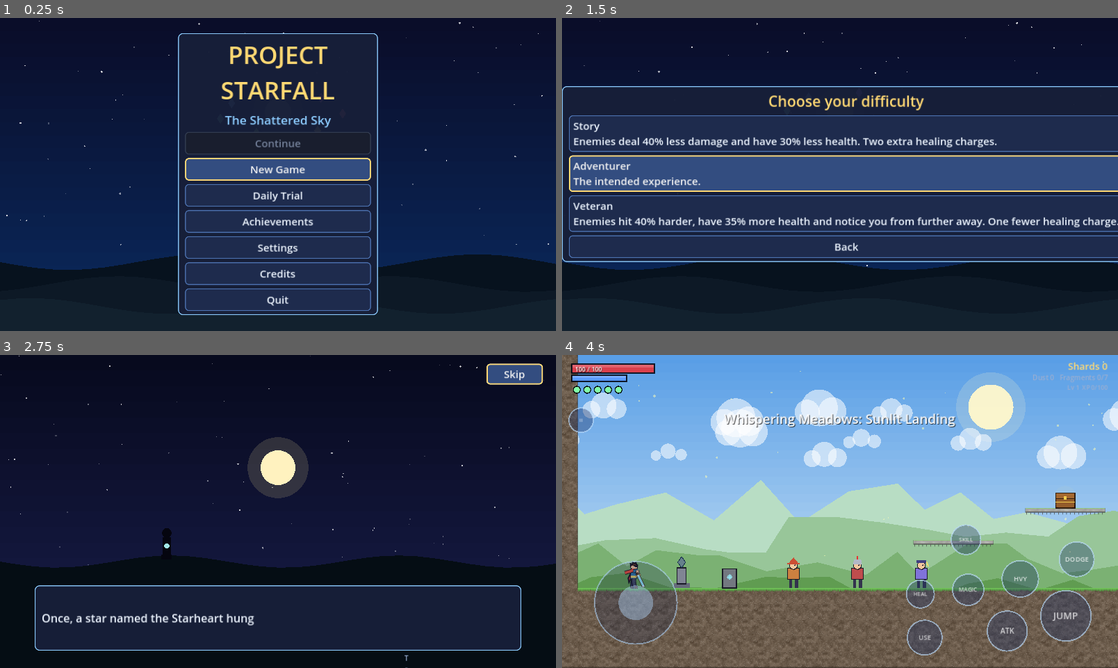
Above: before the commit, frames 1-4 (two rows, left to right).
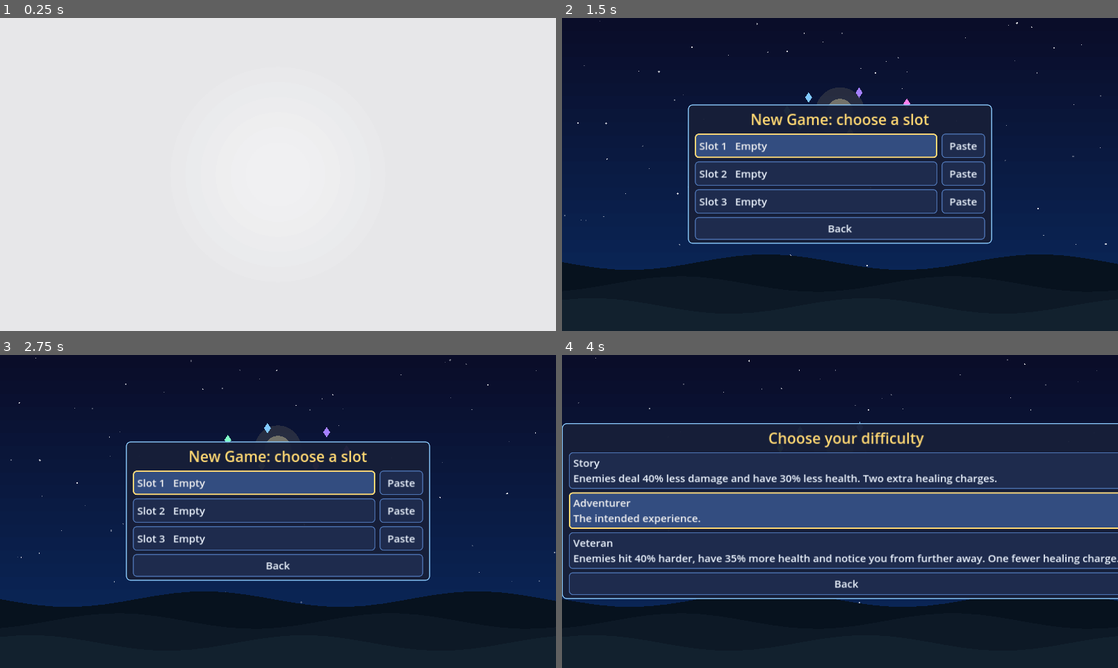
Above: after the commit, the same moments.

Repository: tahmid201315-coder/wildfront
Game: Godot game, scene res://scenes/main.tscn
Two runs of this game, one before a commit and one after it. Both use one fixed random seed, a clock stepped at 60 frames per second and the inputs below.
Inputs (mouse positions are in pixels of both pictures, inside the frame that each line leads up to):
- Up to frame 1 (0.25 s): no input
- Up to frame 2 (1.5 s): click (840, 168) at 0.5 s, where only the run before the commit has a clickable "New Game"; click (840, 168) at 1.25 s, where only the run after the commit has a clickable "New Game"
- Up to frame 3 (2.75 s): click (283, 470) at 2 s, where only the run before the commit has a clickable "Story Enemies deal 40% less d…"
- Up to frame 4 (4 s): click (1079, 373) at 2.75 s, where only the run before the commit has a clickable "Skip"; click (817, 483) at 3.5 s, where only the run after the commit has a clickable "Slot 1 Empty"

The runs differ from the first frame. In frame 1, 100% of the frame differs, in the area x 0-100%, y 0-100%; in frame 2, 24%; in frame 3, 35%; in frame 4, 100%.

Commit message:
Fix boss leaking into other modes after Daily Trial; add launch light intro, loading and saving screens; mobile prompt and HUD legibility; add leak test and playbot tool
Co-Authored-By: Claude Sonnet 5.5 <noreply@anthropic.com>
Claude-Session: https://claude.ai/code/session_0184W4eDUAsd9dTsd7ipmTK6

Diff:
--- a/scripts/core/game.gd
+++ b/scripts/core/game.gd
@@ -12,6 +12,7 @@
 signal boss_changed(visible: bool, name: String, frac: float)
 signal enemy_killed(kind: String)
 signal event(id: String)
+signal saved
 
 const SAVE_VERSION := 1
 
--- a/scripts/main.gd
+++ b/scripts/main.gd
@@ -6,6 +6,7 @@
 var touch: TouchControls
 var menus: Menus
 var cutscene: Cutscene
+var overlay: Overlay
 var death_timer := -1.0
 var booted := false
 var ending_started := false
@@ -26,6 +27,8 @@
 	add_child(menus)
 	cutscene = Cutscene.new()
 	add_child(cutscene)
+	overlay = Overlay.new()
+	add_child(overlay)
 	menus.new_game.connect(_on_new_game)
 	menus.continue_game.connect(_on_continue)
 	menus.resume.connect(_on_resume)
@@ -41,9 +44,17 @@
 	Game.apply_setting("master", Game.settings["master"])
 	Game.apply_battery()
 	_to_title()
+	if not overlay.instant:
+		menus.visible = false
+		overlay.play_intro()
+		overlay.intro_done.connect(func() -> void: menus.visible = true, CONNECT_ONE_SHOT)
 
 
 func _to_title() -> void:
+	Game.trial = false
+	Game.in_boss_fight = false
+	Game.boss_changed.emit(false, "", 0.0)
+	stage.clear_room()
 	death_timer = -1.0
 	ending_started = false
 	Game.clear_state_stack()
@@ -53,8 +64,12 @@
 	menus.show_title()
 
 
-func _start_play() -> void:
+func _start_play(text: String = "Loading") -> void:
 	menus.close_all()
+	await overlay.with_loading(text, _do_start_play)
+
+
+func _do_start_play() -> void:
 	stage.visible = true
 	Game.clear_state_stack()
 	Game.set_state(Game.State.PLAY)
@@ -85,7 +100,7 @@
 
 
 func _after_intro(_id: String) -> void:
-	_start_play()
+	await _start_play("Starting your journey")
 	stage.autosave()
 
 
@@ -97,7 +112,7 @@
 		return
 	Game.deserialize(r["data"]["game"] if r["data"].has("game") else r["data"])
 	Game.slot = slot
-	_start_play()
+	_start_play("Loading your save")
 
 
 func _unhandled_input(e: InputEvent) -> void:
@@ -118,6 +133,8 @@
 
 
 func _on_quit_to_title() -> void:
+	if overlay != null and not overlay.instant and Game.state != Game.State.TITLE and not Game.trial:
+		overlay.save_t = 1.1
 	if Game.state != Game.State.TITLE and stage.data != null and not Game.trial:
 		stage.autosave()
 	_to_title()
@@ -215,7 +232,7 @@
 	Game.toast.emit("New Game+ %d: guardians and enemies are stronger." % Game.ngp, "good")
 	Achievements.check()
 	Save.write_slot(slot, Game.serialize())
-	_start_play()
+	_start_play("Loading New Game+")
 
 
 ## Region and RNG seed for a given date; the same for every player on that day.
@@ -228,6 +245,11 @@
 
 
 func _on_daily() -> void:
+	menus.close_all()
+	await overlay.with_loading("Preparing the Daily Trial", _do_daily)
+
+
+func _do_daily() -> void:
 	trial_info = daily_seed(Time.get_date_dict_from_system())
 	var ri: int = Defs.REGION_ORDER.find(trial_info["region"])
 	Game.new_progress()
--- a/scripts/ui/hud.gd
+++ b/scripts/ui/hud.gd
@@ -133,16 +133,18 @@
 	var x := vp.x - 24.0
 
 	draw_c.draw_string(ThemeDB.fallback_font, Vector2(x - 300, 34), "Shards %d" % Game.shards, HORIZONTAL_ALIGNMENT_RIGHT, 300, 22, UI.GOLD)
-	draw_c.draw_string(ThemeDB.fallback_font, Vector2(x - 300, 58), "Dust %d   Fragments %d/7" % [Game.dust, Game.fragments], HORIZONTAL_ALIGNMENT_RIGHT, 300, 16, UI.DIM)
-	draw_c.draw_string(ThemeDB.fallback_font, Vector2(x - 300, 80), "Lv %d  XP %d/%d" % [Game.level, Game.xp, Game.xp_needed()], HORIZONTAL_ALIGNMENT_RIGHT, 300, 14, UI.DIM)
+	var shade := Color(0, 0, 0, 0.55)
+	draw_c.draw_rect(Rect2(x - 250, 40, 262, 52), shade)
+	draw_c.draw_string(ThemeDB.fallback_font, Vector2(x - 300, 62), "Dust %d   Fragments %d/7" % [Game.dust, Game.fragments], HORIZONTAL_ALIGNMENT_RIGHT, 300, 20, Color(0.85, 0.92, 1.0))
+	draw_c.draw_string(ThemeDB.fallback_font, Vector2(x - 300, 86), "Lv %d  XP %d/%d" % [Game.level, Game.xp, Game.xp_needed()], HORIZONTAL_ALIGNMENT_RIGHT, 300, 18, Color(0.85, 0.92, 1.0))
 	# quest tracker
-	var qy := 112.0
+	var qy := 118.0
 	for id in Game.quests:
 		if Game.quests[id] == "active":
 			var q: Dictionary = Story.QUESTS[id]
-			draw_c.draw_string(ThemeDB.fallback_font, Vector2(x - 300, qy), "%s  %d/%d" % [q["title"], int(Game.quest_progress.get(id, 0)), int(q["count"])], HORIZONTAL_ALIGNMENT_RIGHT, 300, 15, Color(0.7, 0.9, 1.0))
-			qy += 20.0
-			if qy > 180.0:
+			draw_c.draw_string(ThemeDB.fallback_font, Vector2(x - 300, qy), "%s  %d/%d" % [q["title"], int(Game.quest_progress.get(id, 0)), int(q["count"])], HORIZONTAL_ALIGNMENT_RIGHT, 300, 18, Color(0.7, 0.9, 1.0))
+			qy += 24.0
+			if qy > 190.0:
 				break
 	# boss bar
 	if boss_shown > 0.01:
@@ -162,7 +164,7 @@
 			var sp: Vector2 = stage.get_viewport().get_canvas_transform() * (pr["pos"] + Vector2(0, -78))
 			var tw := 30.0 + str(pr["text"]).length() * 10.0
 			draw_c.draw_rect(Rect2(sp.x / sc - tw * 0.5, sp.y / sc - 20, tw, 30), Color(0.04, 0.06, 0.14, 0.85))
-			_txt(Vector2(sp.x / sc - tw * 0.5, sp.y / sc), "[E] " + str(pr["text"]), 17, UI.GOLD, HORIZONTAL_ALIGNMENT_CENTER, tw)
+			_txt(Vector2(sp.x / sc - tw * 0.5, sp.y / sc), ("" if DisplayServer.is_touchscreen_available() or OS.has_feature("mobile") else "[E] ") + str(pr["text"]) + ("  (tap USE)" if DisplayServer.is_touchscreen_available() or OS.has_feature("mobile") else ""), 20, UI.GOLD, HORIZONTAL_ALIGNMENT_CENTER, tw)
 	# toasts
 	var ty := vp.y - 150.0
 	for t in toasts:
--- /dev/null
+++ b/scripts/ui/overlay.gd
@@ -0,0 +1,126 @@
+class_name Overlay
+extends CanvasLayer
+## Full-screen overlays: the white-light launch intro, the "Loading..." screen and the small "Saving..." indicator.
+
+var c: Control
+var t := 0.0
+var mode := ""            # "", "intro", "loading"
+var loading_text := "Loading"
+var intro_len := 2.6
+var save_t := 0.0
+var _stars: Array = []
+var instant: bool = false   # headless runs skip all delays
+signal intro_done
+
+
+func _ready() -> void:
+	layer = 60
+	process_mode = Node.PROCESS_MODE_ALWAYS
+	instant = DisplayServer.get_name() == "headless"
+	c = Control.new()
+	c.set_anchors_preset(Control.PRESET_FULL_RECT)
+	c.mouse_filter = Control.MOUSE_FILTER_IGNORE
+	c.draw.connect(_draw_all)
+	c.gui_input.connect(func(e: InputEvent) -> void:
+		if mode == "intro" and (e is InputEventMouseButton or e is InputEventScreenTouch) and e.pressed:
+			end_intro())
+	add_child(c)
+	var rng := RandomNumberGenerator.new()
+	rng.seed = 5
+	for i in 40:
+		_stars.append(Vector3(rng.randf(), rng.randf(), rng.randf_range(0.5, 1.8)))
+	Game.saved.connect(func() -> void: save_t = 1.1)
+
+
+func play_intro() -> void:
+	if instant:
+		intro_done.emit()
+		return
+	mode = "intro"
+	t = 0.0
+	c.mouse_filter = Control.MOUSE_FILTER_STOP
+	c.queue_redraw()
+
+
+func end_intro() -> void:
+	if mode != "intro":
+		return
+	mode = ""
+	c.mouse_filter = Control.MOUSE_FILTER_IGNORE
+	c.queue_redraw()
+	intro_done.emit()
+
+
+## Shows the loading screen, waits a moment so it is actually seen and drawn, runs `work`, then hides it.
+func with_loading(text: String, work: Callable) -> void:
+	loading_text = text
+	if instant:
+		work.call()
+		return
+	mode = "loading"
+	t = 0.0
+	c.mouse_filter = Control.MOUSE_FILTER_STOP
+	for i in 3:
+		await get_tree().process_frame
+	await get_tree().create_timer(0.25, true).timeout
+	work.call()
+	await get_tree().create_timer(0.45, true).timeout
+	mode = ""
+	c.mouse_filter = Control.MOUSE_FILTER_IGNORE
+	c.queue_redraw()
+
+
+func _process(dt: float) -> void:
+	if mode == "intro":
+		t += dt
+		if t >= intro_len:
+			end_intro()
+	elif mode == "loading":
+		t += dt
+	if save_t > 0.0:
+		save_t -= dt
+	if mode != "" or save_t > 0.0 or c.get_meta("dirty", false):
+		c.queue_redraw()
+		c.set_meta("dirty", save_t > 0.0)
+
+
+func _draw_all() -> void:
+	var vp := c.get_viewport_rect().size
+	var mid := vp * 0.5
+	var font := ThemeDB.fallback_font
+	if mode == "intro":
+		# a white light blooms, resolves into a star and the title, then fades to reveal the menu
+		var u := t / intro_len
+		var white := 1.0 - smoothstep(0.35, 0.95, u)
+		c.draw_rect(Rect2(Vector2.ZERO, vp), Color(0.04, 0.05, 0.14, 1.0 - smoothstep(0.7, 1.0, u)))
+		var bloom := smoothstep(0.0, 0.3, u) * (1.0 - smoothstep(0.55, 1.0, u))
+		for i in 6:
+			var r: float = lerpf(40.0, vp.x * 0.7, bloom) * (1.0 - i * 0.14)
+			c.draw_circle(mid, r, Color(1, 1, 1, 0.16 * bloom + 0.04))
+		c.draw_rect(Rect2(Vector2.ZERO, vp), Color(1, 1, 1, white * 0.9))
+		var ta := smoothstep(0.35, 0.6, u) * (1.0 - smoothstep(0.85, 1.0, u))
+		c.draw_string(font, mid + Vector2(-300, -10), "PROJECT STARFALL", HORIZONTAL_ALIGNMENT_CENTER, 600, 54, Color(0.1, 0.15, 0.35, ta * (1.0 if white > 0.3 else 0.0)) if white > 0.3 else Color(1.0, 0.9, 0.55, ta))
+		c.draw_circle(mid + Vector2(0, -90), 14.0 + 4.0 * sin(t * 6.0), Color(1.0, 0.95, 0.7, ta))
+	elif mode == "loading":
+		c.draw_rect(Rect2(Vector2.ZERO, vp), Color(0.03, 0.04, 0.1, 1.0))
+		for s in _stars:
+			var tw := 0.5 + 0.5 * sin(t * s.z * 2.0 + s.x * 30.0)
+			c.draw_circle(Vector2(s.x * vp.x, s.y * vp.y), s.z, Color(1, 1, 1, 0.2 + 0.6 * tw))
+		var dots := ".".repeat(int(t * 3.0) % 4)
+		c.draw_string(font, mid + Vector2(-200, 10), loading_text + dots, HORIZONTAL_ALIGNMENT_CENTER, 400, 36, Color(0.93, 0.96, 1.0))
+		for i in 7:
+			var a := t * 2.5 + TAU * i / 7.0
+			c.draw_circle(mid + Vector2(0, 70) + Vector2.from_angle(a) * 26.0, 5.0, Color.from_hsv(float(i) / 7.0, 0.5, 1.0, 0.9))
+		c.draw_string(font, Vector2(0, vp.y - 40), "Tip: " + _tip(), HORIZONTAL_ALIGNMENT_CENTER, vp.x, 20, Color(0.6, 0.68, 0.82))
+	if save_t > 0.0 and mode != "intro":
+		var a2 := clampf(save_t / 0.3, 0.0, 1.0)
+		var p := Vector2(vp.x - 230, 24)
+		c.draw_rect(Rect2(p, Vector2(200, 40)), Color(0.05, 0.08, 0.18, 0.85 * a2))
+		c.draw_circle(p + Vector2(22, 20), 6.0 + sin(t * 10.0 + save_t * 10.0), Color(1.0, 0.9, 0.5, a2))
+		c.draw_string(font, p + Vector2(40, 27), "Saving...", HORIZONTAL_ALIGNMENT_LEFT, 150, 22, Color(0.93, 0.96, 1.0, a2))
+
+
+func _tip() -> String:
+	var tips := ["Dodge through attacks: you cannot be hit mid-roll.", "Bosses glow before they strike. Learn the telegraph.", "Starshrines restore health and set your respawn.",
+		"Stasis Pulse freezes hazards and stuns guardians.", "Fill all four equipment slots for a set bonus.", "Elite enemies drop four times the shards."]
+	return tips[int(Time.get_ticks_msec() / 2500) % tips.size()]
--- a/scripts/world/stage.gd
+++ b/scripts/world/stage.gd
@@ -81,7 +81,11 @@
 				e.queue_free()
 		arr.clear()
 	hittables.clear()
+	if boss != null and is_instance_valid(boss):
+		boss.queue_free()
 	boss = null
+	for c in entities.get_children():
+		c.queue_free()
 	if level != null:
 		level.queue_free()
 		level = null
@@ -520,7 +524,10 @@
 func autosave() -> bool:
 	if Game.trial:
 		return false
-	return Save.write_slot(Game.slot, Game.serialize())
+	var ok := Save.write_slot(Game.slot, Game.serialize())
+	if ok:
+		Game.saved.emit()
+	return ok
 
 
 # ------------------------------------------------------------------ death & checkpoints
--- /dev/null
+++ b/tests/test_leak.gd
@@ -0,0 +1,84 @@
+extends Node
+## Regression: a boss (or anything else) from a previous room must never survive into the next room, e.g. Daily Trial -> Save and Quit -> Continue.
+var passed := 0
+var failed := 0
+func check(name: String, cond: bool, detail: String = "") -> void:
+	if cond:
+		passed += 1
+		print("  ok   ", name)
+	else:
+		failed += 1
+		print("  FAIL ", name, "  ", detail)
+func frames(n: int) -> void:
+	for i in n:
+		await get_tree().physics_frame
+func bosses_in_tree(root: Node) -> int:
+	var n := 0
+	for c in root.find_children("*", "Node", true, false):
+		if c is Boss:
+			n += 1
+	return n
+func _ready() -> void:
+	Save.base_dir = "user://test_leak/"
+	DirAccess.make_dir_recursive_absolute("user://test_leak/")
+	for s in 3:
+		Save.delete_slot(s)
+	var m: Node = load("res://scenes/main.tscn").instantiate()
+	add_child(m)
+	await frames(3)
+	# a normal story save exists
+	m._on_new_game(0, 1)
+	m.cutscene.skip()
+	await frames(10)
+	m.stage.autosave()
+	# daily trial, wake the boss, then Save and Quit
+	m._on_quit_to_title()
+	await frames(3)
+	m._on_daily()
+	await frames(5)
+	check("trial has exactly one boss", bosses_in_tree(m.stage) == 1, str(bosses_in_tree(m.stage)))
+	m.stage.player.position.x = 12.0 * Level.T
+	await frames(120)
+	check("boss woke up in the trial", m.stage.boss != null and m.stage.boss.state in ["intro", "fight"], str(m.stage.boss.state if m.stage.boss else "none"))
+	m._on_quit_to_title()
+	await frames(5)
+	check("quit from trial leaves the story save untouched", Save.slot_exists(0) and Save.load_slot(0)["data"]["game"]["fragments"] == 0 and not Game.trial)
+	m._on_continue(0)
+	await frames(10)
+	check("Continue shows no boss at all", bosses_in_tree(m.stage) == 0 and m.stage.boss == null, str(bosses_in_tree(m.stage)))
+	check("no boss bar, no boss-fight flag, normal room music", not Game.in_boss_fight and m.stage.room_id == "meadows_1", m.stage.room_id)
+	# New Game after a trial
+	m._on_daily()
+	await frames(5)
+	m._on_quit_to_title()
+	await frames(3)
+	m._on_new_game(1, 1)
+	m.cutscene.skip()
+	await frames(10)
+	check("New Game after a trial has no boss and no trial flag", bosses_in_tree(m.stage) == 0 and not Game.trial and Game.fragments == 0)
+	# walking out of a boss arena into another room
+	Game.new_progress()
+	for a in Game.ABILITY_NAMES:
+		Game.unlock_ability(a)
+	m.stage.change_room("meadows_boss", "start")
+	await frames(3)
+	check("boss arena has a boss", bosses_in_tree(m.stage) == 1)
+	m.stage.change_room("meadows_6", "from_next")
+	await frames(3)
+	check("leaving the arena removes the boss body", bosses_in_tree(m.stage) == 0, str(bosses_in_tree(m.stage)))
+	# nothing else leaks: count nodes after many room changes
+	m.stage.change_room("ember_2", "start")
+	await frames(3)
+	var base: int = m.stage.entities.get_child_count()
+	for i in 6:
+		m.stage.change_room("ember_2", "start")
+		await frames(2)
+		m.stage.change_room("meadows_boss", "start")
+		await frames(2)
+	m.stage.change_room("ember_2", "start")
+	await frames(3)
+	check("room changes do not accumulate entity nodes (%d vs %d)" % [m.stage.entities.get_child_count(), base], m.stage.entities.get_child_count() <= base + 1)
+	for s in 3:
+		Save.delete_slot(s)
+	print("\n== %d passed, %d failed" % [passed, failed])
+	get_tree().quit(1 if failed > 0 else 0)
--- /dev/null
+++ b/tests/test_leak.tscn
@@ -0,0 +1,4 @@
+[gd_scene load_steps=2 format=3]
+[ext_resource type="Script" path="res://tests/test_leak.gd" id="1"]
+[node name="T" type="Node"]
+script = ExtResource("1")
--- /dev/null
+++ b/tools/overlay_shot.gd
@@ -0,0 +1,28 @@
+extends Node
+func snap(n: String) -> void:
+	for i in 4:
+		await get_tree().process_frame
+	get_viewport().get_texture().get_image().save_png("/tmp/shots/ov_" + n + ".png")
+func _ready() -> void:
+	DirAccess.make_dir_recursive_absolute("/tmp/shots/")
+	var m: Node = load("res://scenes/main.tscn").instantiate()
+	add_child(m)
+	m.overlay.instant = false
+	m.overlay.intro_len = 2.6
+	m.overlay.play_intro()
+	m.overlay.t = 0.5
+	await snap("intro1")
+	m.overlay.t = 1.3
+	await snap("intro2")
+	m.overlay.t = 2.2
+	await snap("intro3")
+	m.overlay.end_intro()
+	m.menus.visible = true
+	m.overlay.mode = "loading"
+	m.overlay.t = 1.0
+	m.overlay.save_t = 1.0
+	await snap("loading")
+	m.overlay.mode = ""
+	m.overlay.save_t = 1.0
+	await snap("saving")
+	get_tree().quit()
--- /dev/null
+++ b/tools/overlay_shot.tscn
@@ -0,0 +1,4 @@
+[gd_scene load_steps=2 format=3]
+[ext_resource type="Script" path="res://tools/overlay_shot.gd" id="1"]
+[node name="T" type="Node"]
+script = ExtResource("1")
--- /dev/null
+++ b/tools/playbot.gd
@@ -0,0 +1,104 @@
+extends Node
+## Developer tool: plays rooms with a simple bot through the real Main scene and saves periodic screenshots + a report to /tmp/pb/.
+## ROOMS="meadows_1,meadows_2" TIMEOUT=60
+var m: Node
+var report: Array = []
+
+func snap(n: String) -> void:
+	await get_tree().process_frame
+	get_viewport().get_texture().get_image().save_png("/tmp/pb/%s.png" % n)
+
+func _ready() -> void:
+	DirAccess.make_dir_recursive_absolute("/tmp/pb/")
+	Engine.time_scale = 4.0
+	Save.base_dir = "user://pb/"
+	DirAccess.make_dir_recursive_absolute("user://pb/")
+	m = load("res://scenes/main.tscn").instantiate()
+	add_child(m)
+	await get_tree().physics_frame
+	m._on_new_game(0, 1)
+	m.cutscene.skip()
+	await get_tree().create_timer(1.5).timeout
+	for a in Game.ABILITY_NAMES:
+		Game.unlock_ability(a)
+	var rooms: PackedStringArray = OS.get_environment("ROOMS").split(",")
+	var tmo := float(OS.get_environment("TIMEOUT")) if OS.get_environment("TIMEOUT") != "" else 60.0
+	for rid in rooms:
+		await play_room(rid, tmo)
+	var f := FileAccess.open("/tmp/pb/report.txt", FileAccess.WRITE)
+	f.store_string("\n".join(report))
+	f.close()
+	print("\n".join(report))
+	get_tree().quit()
+
+func exit_x(d: LevelData) -> float:
+	var best := -1.0
+	for e in d.meta.get("entities", []):
+		if e.get("kind", "") == "exit" and int(e.get("x", 0)) > d.w / 2:
+			best = float(e["x"]) * 32.0
+	return best
+
+func play_room(rid: String, tmo: float) -> void:
+	var d := World.get_room(rid)
+	Game.god = true
+	m.stage.change_room(rid, "start")
+	await get_tree().create_timer(0.3).timeout
+	var p: Player = m.stage.player
+	var goal := exit_x(d)
+	if d.is_boss_arena:
+		goal = 20.0 * 32.0
+	var t := 0.0
+	var last_x := p.position.x
+	var stuck_t := 0.0
+	var shots := 0
+	var next_shot := 3.0
+	var seq_done := false
+	var result := "TIMEOUT"
+	var jump_hold := 0.0
+	while t < tmo:
+		await get_tree().physics_frame
+		var dt := 1.0 / 60.0
+		t += dt
+		if m.stage.room_id != rid:
+			result = "LEFT ROOM -> " + m.stage.room_id
+			break
+		var inp := {"x": 1.0 if p.position.x < goal else -1.0}
+		# attack nearby enemies
+		for e in m.stage.enemies:
+			if is_instance_valid(e) and e.alive and absf(e.position.x - p.position.x) < 70.0 and absf(e.position.y - p.position.y) < 60.0:
+				inp["light"] = int(t * 8.0) % 2 == 0
+		# jump when blocked, near a drop, or periodically
+		var ahead := Rect2(p.position.x + 20.0 * inp["x"] - 8.0, p.position.y - 24.0, 16.0, 20.0)
+		var floor_ahead := Rect2(p.position.x + 34.0 * inp["x"] - 6.0, p.position.y + 4.0, 12.0, 40.0)
+		var blocked: bool = m.stage.level.rect_hits_solid(ahead)
+		var no_floor: bool = not m.stage.level.rect_hits_solid(floor_ahead)
+		if p.on_floor and (blocked or no_floor):
+			inp["jump_pressed"] = true
+			jump_hold = 0.45
+		if jump_hold > 0.0:
+			inp["jump_down"] = true
+			jump_hold -= dt
+			if not p.on_floor and no_floor:
+				inp["dodge"] = true
+		if p.state == "climb" or (m.stage.level.tile(int(p.position.x / 32.0), int((p.position.y - 8.0) / 32.0)) == Tiles.LADDER):
+			inp["y"] = -1.0
+		p.inp = inp
+		p.use_script = true
+		if absf(p.position.x - last_x) > 6.0:
+			last_x = p.position.x
+			stuck_t = 0.0
+		else:
+			stuck_t += dt
+		if stuck_t > 8.0:
+			result = "STUCK at x=%.0f y=%.0f (tile %d,%d)" % [p.position.x, p.position.y, int(p.position.x / 32.0), int(p.position.y / 32.0)]
+			await snap(rid + "_stuck")
+			break
+		if t >= next_shot and shots < 3:
+			shots += 1
+			next_shot += 6.0
+			await snap("%s_%d" % [rid, shots])
+		if not p.alive:
+			m.stage.respawn_at_checkpoint()
+			break
+	report.append("%s: %s after %.0fs sim, kills so far %d" % [rid, result, t, m.stage.kills])
+	p.use_script = false
--- /dev/null
+++ b/tools/playbot.tscn
@@ -0,0 +1,4 @@
+[gd_scene load_steps=2 format=3]
+[ext_resource type="Script" path="res://tools/playbot.gd" id="1"]
+[node name="T" type="Node"]
+script = ExtResource("1")
Not shown, changed: tests/suite.txt
Not shown, changed: docs/TESTING.md
